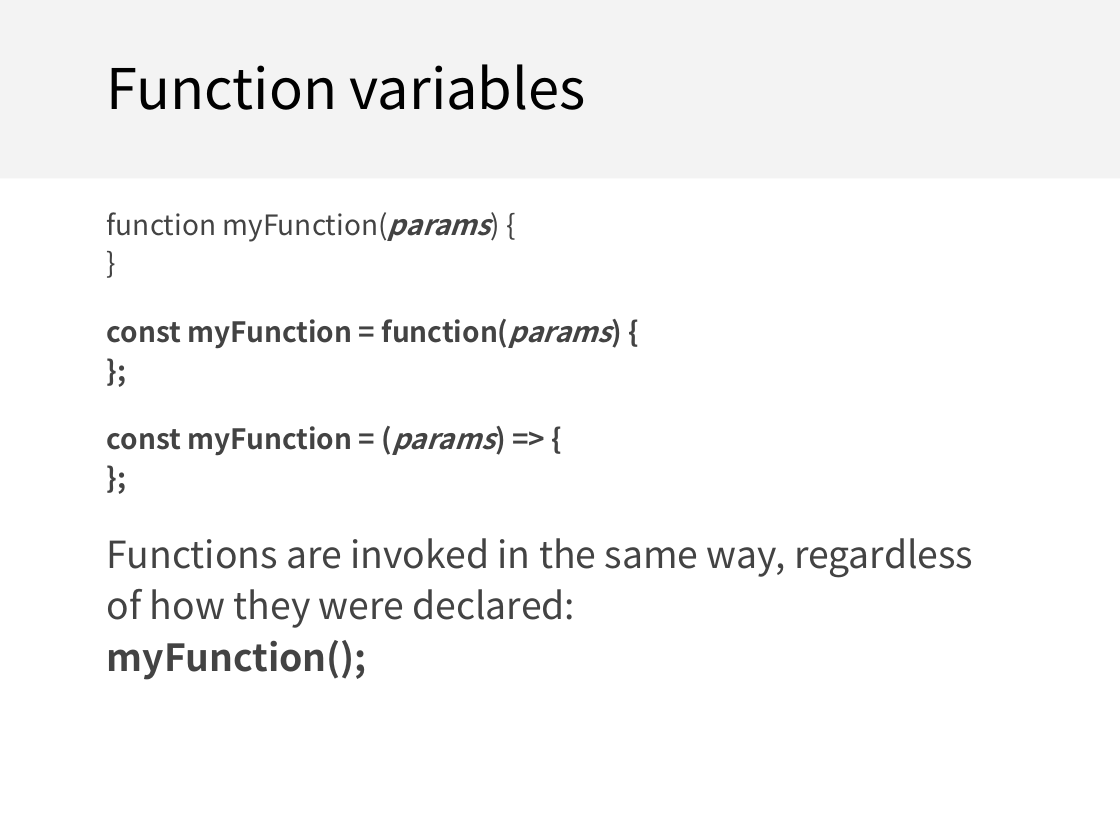
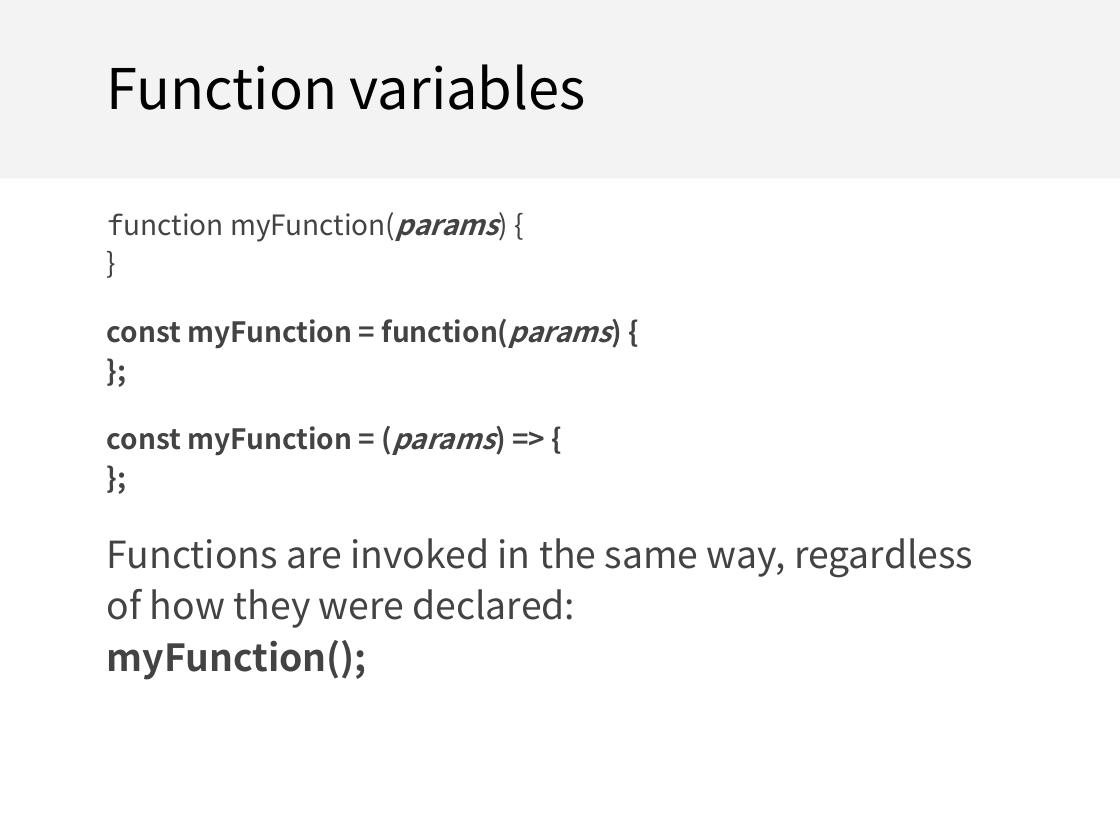
Before and after one commit to fullstackccu/fullstackccu.github.io, a slide deck: slide 50 of lectures/13/lecture13.pptx. Drawn at 1120x840 pixels with LibreOffice and Linux fonts; fonts in the diff are those of the drawing. Boxes give left, top, right and bottom in pixels: in the first picture for what was removed or moved away, otherwise in the second. Text is boxed around its words. In the diff, an @@ line names an element or a change of style, - is before the commit and + after.

```diff
--- a/lectures/13/lecture13.pptx
+++ b/lectures/13/lecture13.pptx
@@ text at (107, 212, 499, 242): font Noto Sans CJK SC to Noto Sans Mono in "function" @@
```
Also in this commit, not shown: 5 other slides changed, 1 other file.
